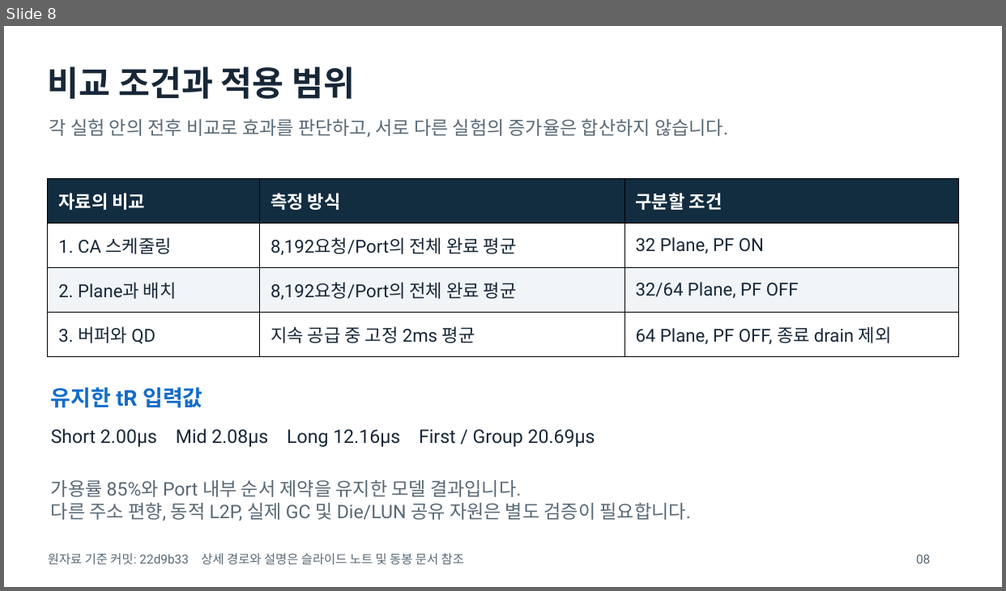
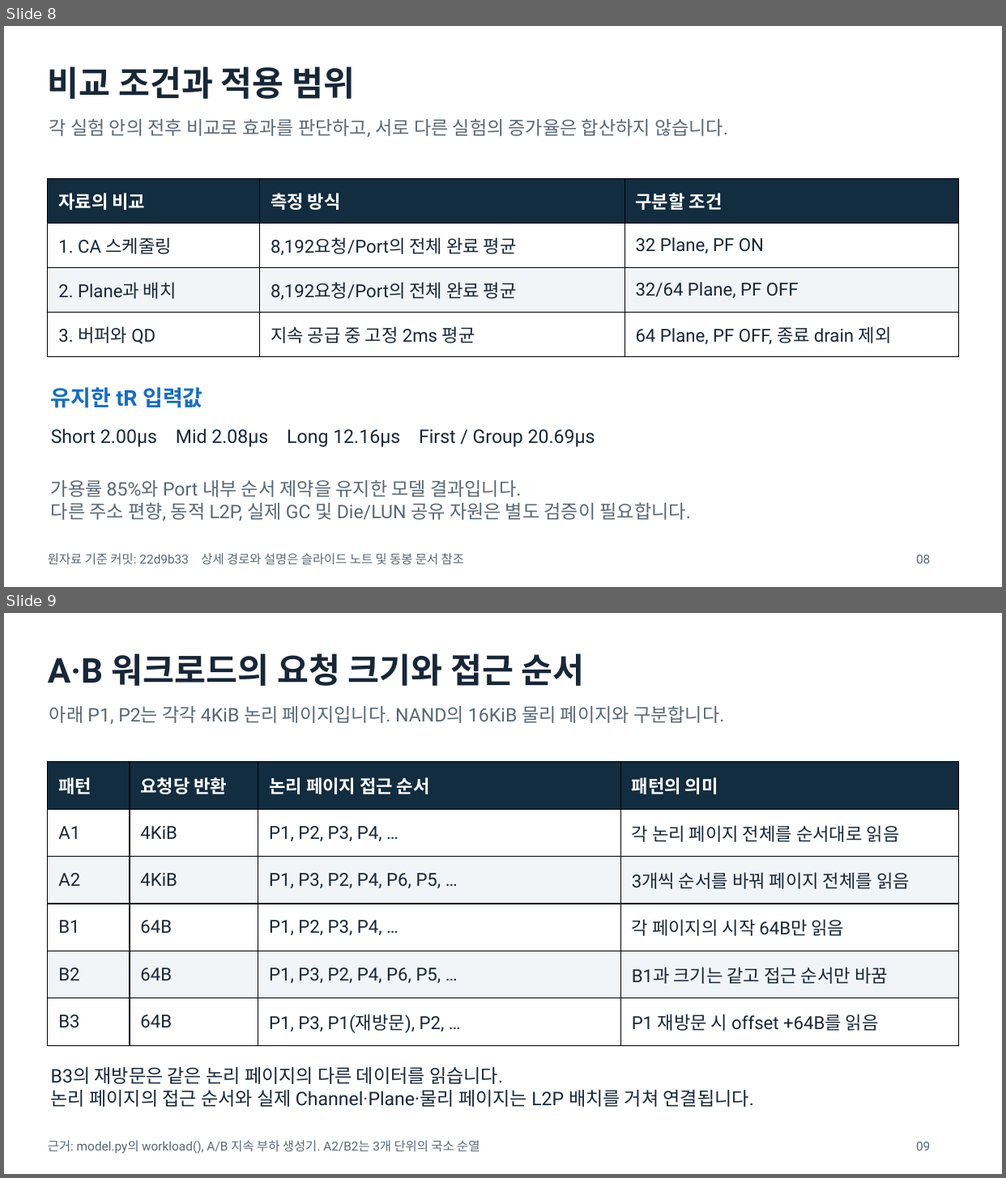
Before and after one commit to JBRARAPARK/HBF_zNAND_Research, a slide deck: docs/performance_key_items/performance_key_items_ko.pptx. Shown one above the other, each under a label of ours: slide 8 before the commit, slides 8 and 9 after it. The pictures are 1006x591 and 1006x1178 pixels, drawn with LibreOffice and Linux fonts; fonts in the diff are those of the drawing. Boxes give left, top, right and bottom in pixels: in the first picture for what was removed or moved away, otherwise in the second. Text is boxed around its words. In the diff, an @@ line names an element or a change of style, - is before the commit and + after.

Commit message:
Add model architecture and A/B workload explanations to performance deck

```diff
--- a/docs/performance_key_items/performance_key_items_ko.pptx
+++ b/docs/performance_key_items/performance_key_items_ko.pptx
@@ slide 9 added at bbox=[4, 613, 1002, 1174], background #FFFFFF @@
@@ text added at bbox=[48, 653, 585, 686], 33 pt, text #172738, bold @@
+A·B 워크로드의 요청 크기와 접근 순서
@@ text added at bbox=[49, 705, 724, 724], 18 pt, text #586875 @@
+아래 P1, P2는 각각 4KiB 논리 페이지입니다. NAND의 16KiB 물리 페이지와 구분합니다.
@@ table added at bbox=[48, 762, 957, 1046], 6 rows, 4 columns @@
+패턴 | 요청당 반환 | 논리 페이지 접근 순서 | 패턴의 의미
+A1 | 4KiB | P1, P2, P3, P4, … | 각 논리 페이지 전체를 순서대로 읽음
+A2 | 4KiB | P1, P3, P2, P4, P6, P5, … | 3개씩 순서를 바꿔 페이지 전체를 읽음
+B1 | 64B | P1, P2, P3, P4, … | 각 페이지의 시작 64B만 읽음
+B2 | 64B | P1, P3, P2, P4, P6, P5, … | B1과 크기는 같고 접근 순서만 바꿈
+B3 | 64B | P1, P3, P1(재방문), P2, … | P1 재방문 시 offset +64B를 읽음
@@ text added at bbox=[51, 1067, 754, 1107], 18 pt, text #172738 @@
+B3의 재방문은 같은 논리 페이지의 다른 데이터를 읽습니다.
+논리 페이지의 접근 순서와 실제 Channel·Plane·물리 페이지는 L2P 배치를 거쳐 연결됩니다.
@@ text added at bbox=[48, 1140, 479, 1154], 12 pt, text #586875 @@
+근거: model.py의 workload(), A/B 지속 부하 생성기. A2/B2는 3개 단위의 국소 순열
@@ text added at bbox=[916, 1142, 930, 1151], 12 pt, text #586875 @@
+09
```
Also in this commit, not shown: 2 other slides added, 1 slide removed, 5 other files.
